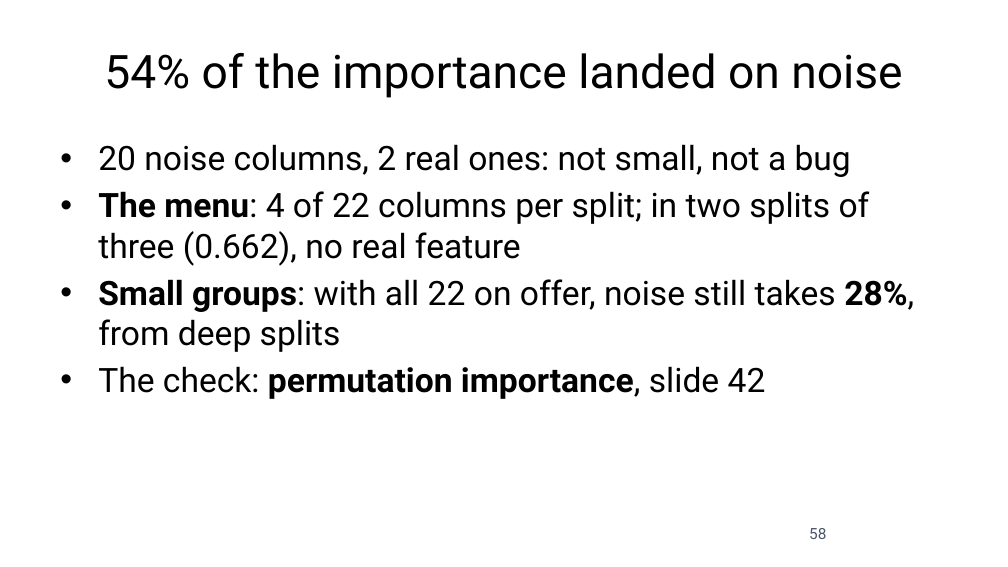
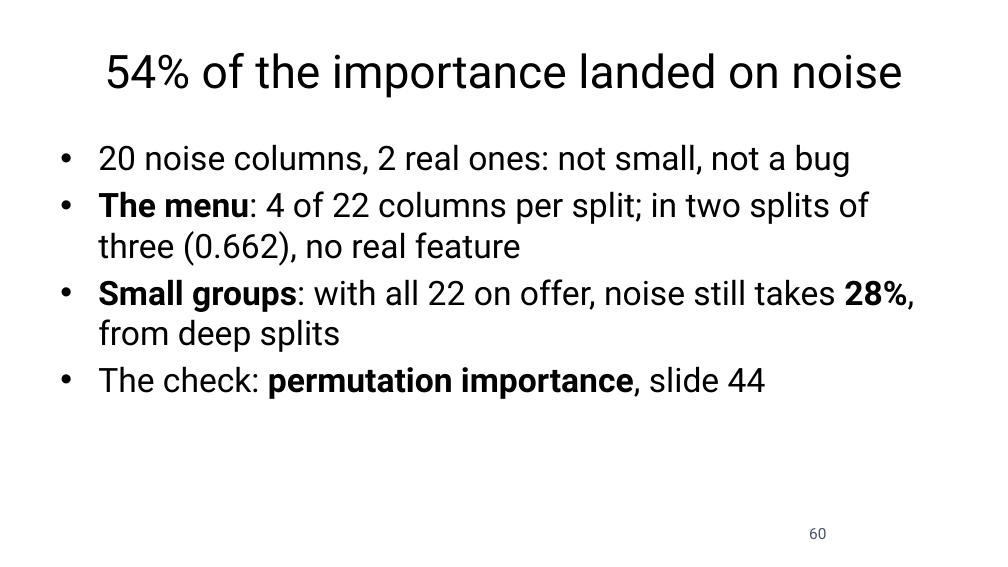
Before and after one commit to fabioantonini/technologies-for-artificial-intelligence, a slide deck: slide 60 of Lessons/07_trees_and_ensembles/Slides/trees_and_ensembles_slides.pptx (slide 58 before the commit). Drawn at 1008x567 pixels with LibreOffice and Linux fonts; fonts in the diff are those of the drawing; background and template pictures are left out. Boxes give left, top, right and bottom in pixels: in the first picture for what was removed or moved away, otherwise in the second. Text is boxed around its words. In the diff, an @@ line names an element or a change of style, - is before the commit and + after.

```diff
--- a/Lessons/07_trees_and_ensembles/Slides/trees_and_ensembles_slides.pptx
+++ b/Lessons/07_trees_and_ensembles/Slides/trees_and_ensembles_slides.pptx
@@ text at <box>98,366,766,399</box>: text changed @@
-• The check: permutation importance, slide 42
+• The check: permutation importance, slide 44
@@ page number at <box>809,528,826,539</box>: text changed @@
-58
+60
```
Also in this commit, not shown: 2 other slides changed, 2 slides added, 8 other files.
